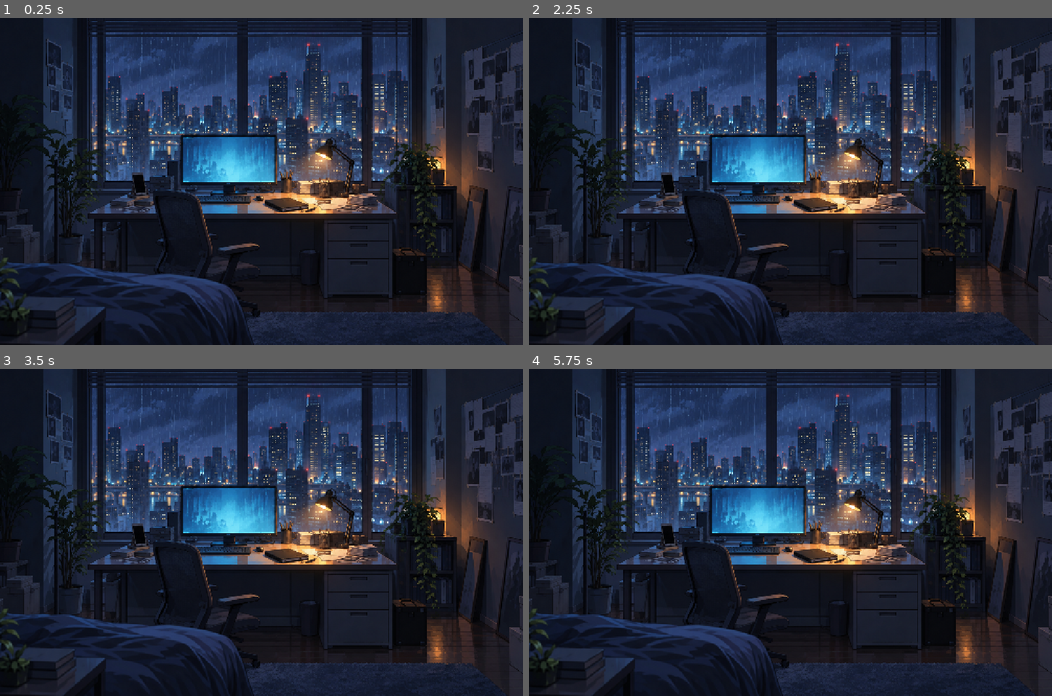
Above: before the commit, frames 1-4 (two rows, left to right).
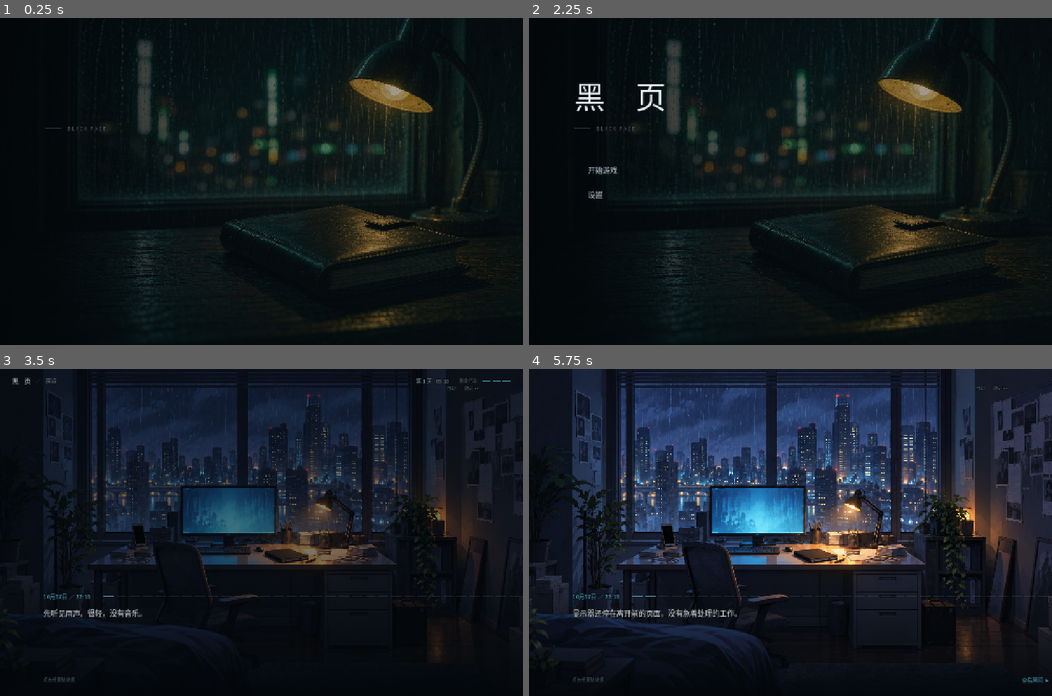
Above: after the commit, the same moments.

Repository: TreSir/-
Game: Godot game, scene res://scenes/black_page/main.tscn
Same seed, same stepped clock (60 frames per second), same inputs: the game is played once before the commit and once after it.
Inputs (mouse positions are in pixels of both pictures, inside the frame that each line leads up to):
- Up to frame 1 (0.25 s): no input
- Up to frame 2 (2.25 s): click (790, 181) at 0.52 s; click (790, 181) at 1.27 s; click (549, 31) at 2 s, where only the run after the commit has a clickable "黑 页"
- Up to frame 3 (3.5 s): click (120, 522) at 2.77 s
- Up to frame 4 (5.75 s): tap Enter (ui_accept) at 3.5, 3.77, 4.07 s; move the mouse to (905, 516) at 3.52 s; hold Right (ui_right) 3.53-4.25 s; tap Space at 3.6 s; click (905, 516) at 3.67 s; drag from (685, 548) to (764, 597) at 4.27 s; click (769, 493) at 5 s, where only the run after the commit has a clickable "电脑"

The runs differ from the first frame. In frame 1, 61% of the frame differs, in the area x 0-100%, y 0-100%; in frame 2, 61%; in frame 3, 49%; in frame 4, 9.8%.
Error before the commit: Parse Error: Cannot infer the type of "in_prologue" variable because the value doesn't have a set type. (res://scripts/black_page/main.gd:801)

Commit message:
修：game.flag() 返回 Variant，in_prologue 必须显式声明类型
上一个提交里的 var in_prologue := not game.flag(...) 让 GDScript 推不出类型，
main.gd 编译失败 → 测试只跑了 53 项就中止，却因为 failures==0 报了 PASS。

⚠️ 教训：**测试报 PASS 不够，必须核对检查数（80）**。
解析错误会让后面的 check 全部不执行，而 PASS/FAIL 只看 failures，
于是假 PASS。已在测试流程里固定「检查数必须 == 80」这个门槛。

Diff:
--- a/scripts/black_page/main.gd
+++ b/scripts/black_page/main.gd
@@ -798,7 +798,8 @@
 		_message(error)
 		return
 	# 存档停在序章里的话，同样不能放音乐——序章是雨声的段落。
-	var in_prologue := not game.flag("prologue.completed")
+	# 注意 flag() 返回 Variant，这里必须显式声明类型，不能让 := 去推。
+	var in_prologue: bool = not bool(game.flag("prologue.completed"))
 	if in_prologue:
 		_show_prologue()
 	else:
